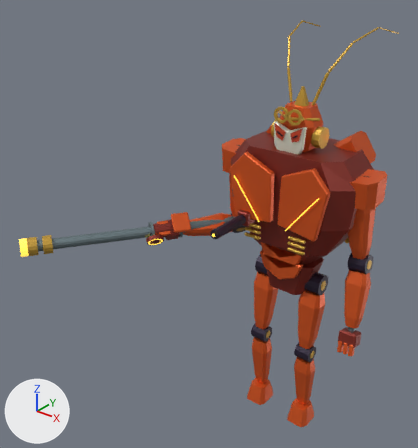
A saved change to the Blender file out/morph_reference/t06/t06.blend.
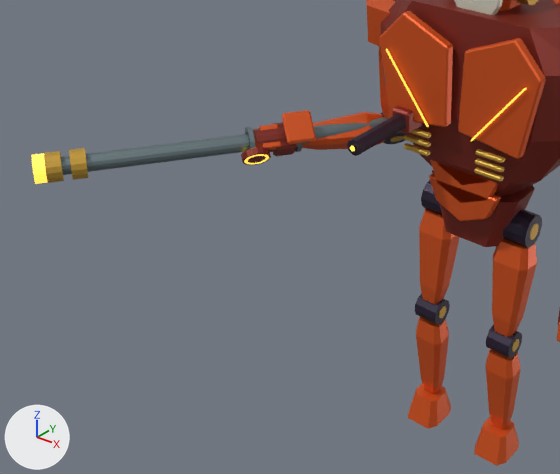
Old and new are each drawn whole from a 50 mm camera at (3.99, -7.08, 7.56) aimed at (-1.51, -0.21, 3.31) and again close up on the part from 0% to 81% of the width and 32% to 97% of the height. Arrows for +X, +Y and +Z are at lower left; the lights stay in place. The first two pictures are the older version. Both versions are drawn at frame 185 of the action 't06:heavy:elbow_r'; the numbers are the values there.

Names of what the first close-up shows: 'Articulated pelvic shell', 'Continuous tapered limb armor', 'Continuous tapered limb armor.001', 'Continuous tapered limb armor.002', 'Continuous tapered limb armor.003', 'Long handheld golden plasma staff', 'Separate overlapping abdominal armor.002', 'Shared sealed separate thoracic cage', 'Split tapered pectoral armor', 'Split tapered pectoral armor.001', 'Tapered armored boot', 'Tapered armored boot.001' and 41 more.
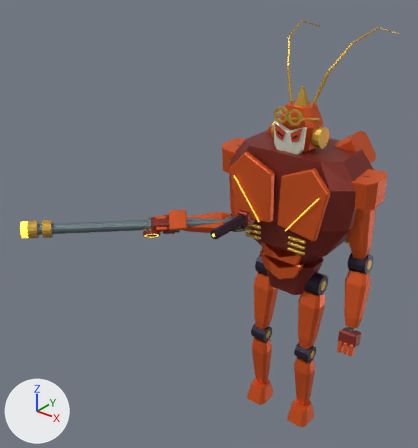
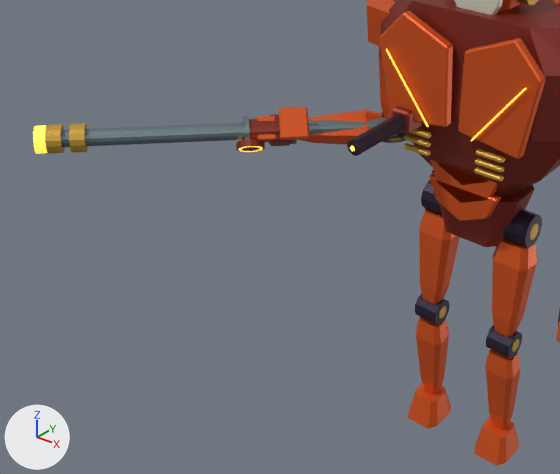
ob_elbow_r is not drawn itself; it is the parent of ob_wrist_r, ob_exposed_articulated_load_piston_007, ob_continuous_tapered_limb_armor_007, ob_exposed_limb_articulation_axle_007, ob_limb_silver_axle_cap_007.

Where the change shows, as pixel boxes [x1, y1, x2, y2] in the close-ups (560 x 474 px):
```json
{"object": "Long handheld golden plasma staff", "change": "turned", "before": [61, 117, 388, 175], "after": [61, 117, 387, 147]}
{"object": "Continuous tapered limb armor.007", "change": "turned", "before": [302, 112, 385, 150], "after": [298, 110, 383, 145]}
{"object": "Articulated charge shutter", "change": "turned", "before": [282, 110, 316, 144], "after": [279, 107, 309, 140]}
{"object": "Plasma staff golden terminal ring.003", "change": "turned", "before": [44, 151, 64, 183], "after": [45, 124, 65, 154]}
{"object": "Plasma staff golden terminal ring.002", "change": "turned", "before": [69, 148, 88, 180], "after": [69, 123, 88, 153]}
{"object": "Long axial weapon hand grip", "change": "turned", "before": [252, 127, 297, 152], "after": [249, 119, 280, 142]}
{"object": "Plasma staff open crown muzzle", "change": "turned", "before": [32, 153, 47, 184], "after": [33, 125, 47, 154]}
{"object": "Compact flush shield transducer", "change": "turned", "before": [241, 147, 271, 165], "after": [236, 139, 265, 152]}
{"object": "Articulated palm.001", "change": "turned", "before": [273, 122, 297, 156], "after": [269, 114, 292, 146]}
{"object": "Armored finger.005", "change": "turned", "before": [263, 141, 282, 150], "after": [258, 134, 276, 141]}
{"object": "Axial grip retaining flange.001", "change": "turned", "before": [245, 127, 256, 149], "after": [244, 116, 250, 140]}
{"object": "Armored finger.003", "change": "turned", "before": [259, 124, 278, 131], "after": [256, 116, 275, 122]}
{"object": "Exposed limb articulation axle.007", "change": "turned", "before": [380, 112, 409, 144], "after": [382, 112, 409, 143]}
{"object": "Shield transducer luminous annulus", "change": "turned", "before": [244, 154, 269, 164], "after": [238, 146, 263, 152]}
{"object": "Axial grip retaining flange", "change": "turned", "before": [295, 143, 302, 152], "after": [291, 139, 297, 144], "on screen": "mostly hidden"}
{"object": "Limb silver axle cap.007", "change": "turned", "before": [390, 136, 404, 142], "after": [388, 138, 402, 142]}
```

Edits to the scene script, one JSON object a line:
```json
{"op": "set", "path": "ob_elbow_r.rotation_euler", "old": "(-1.571, 0.606, -0.606)", "new": "(-1.571, 0.755, -0.755)", "note": "degrees (-90, 35, -35) -> degrees (-90, 43, -43)"}
```
